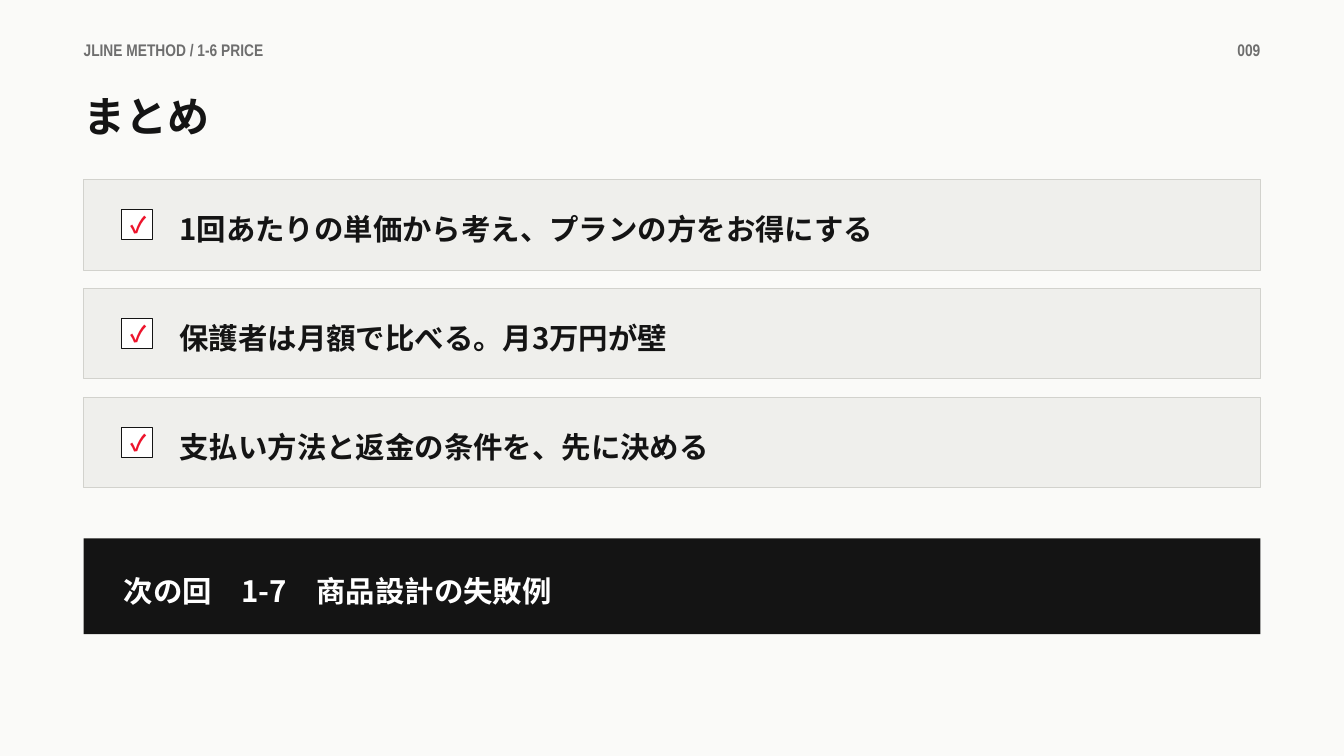
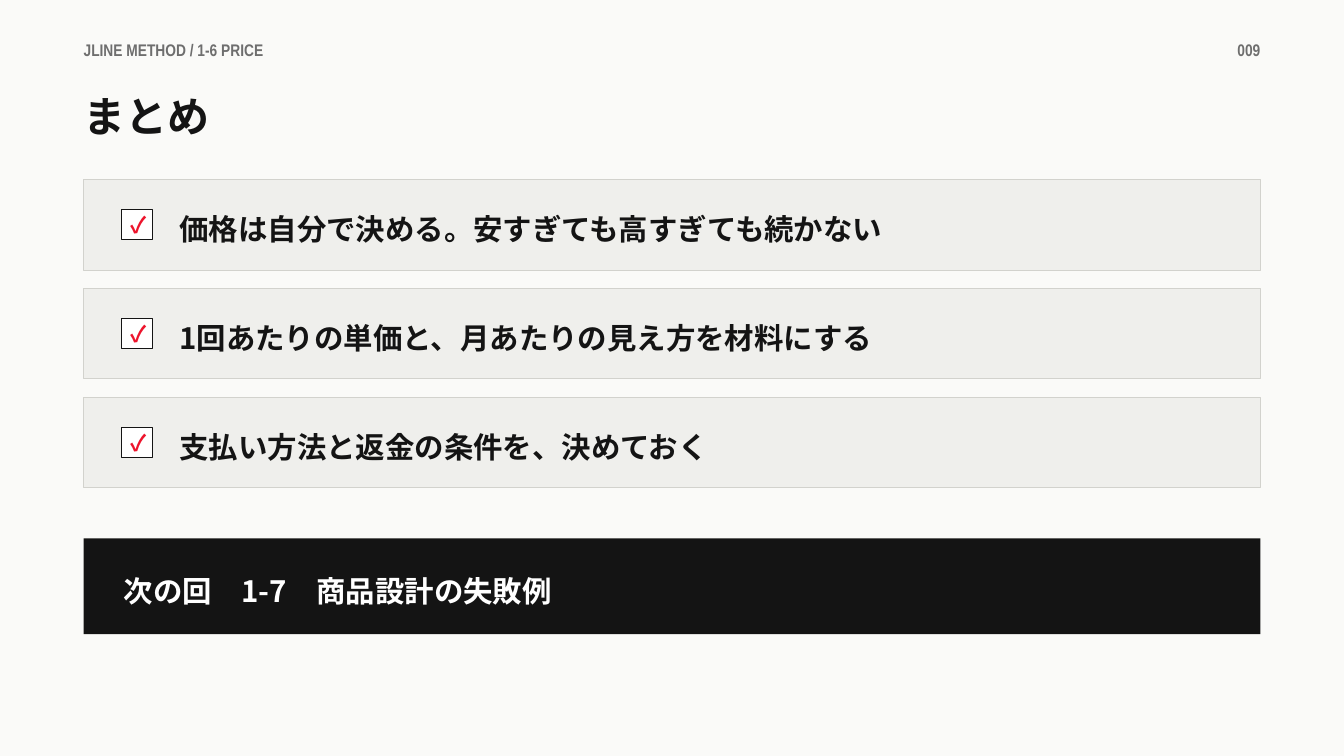
Before and after one commit to takafumisuzuki1117-sys/takafumi_suzuki, a slide deck: slide 9 of JLINEメソッド/教材/1章/1-6_価格の決め方.pptx. Drawn at 1344x756 pixels with LibreOffice and Linux fonts; fonts in the diff are those of the drawing. Boxes give left, top, right and bottom in pixels: in the first picture for what was removed or moved away, otherwise in the second. Text is boxed around its words. In the diff, an @@ line names an element or a change of style, - is before the commit and + after.

```diff
--- a/JLINEメソッド/教材/1章/1-6_価格の決め方.pptx
+++ b/JLINEメソッド/教材/1章/1-6_価格の決め方.pptx
@@ text at bbox=[179, 215, 882, 243]: text changed @@
-1回あたりの単価から考え、プランの方をお得にする
+価格は自分で決める。安すぎても高すぎても続かない
@@ text at bbox=[179, 324, 872, 352]: text changed @@
-保護者は月額で比べる。月3万円が壁
+1回あたりの単価と、月あたりの見え方を材料にする
@@ text at bbox=[179, 433, 707, 461]: text changed @@
-支払い方法と返金の条件を、先に決める
+支払い方法と返金の条件を、決めておく
```
Also in this commit, not shown: 7 other slides changed, 27 other files.
